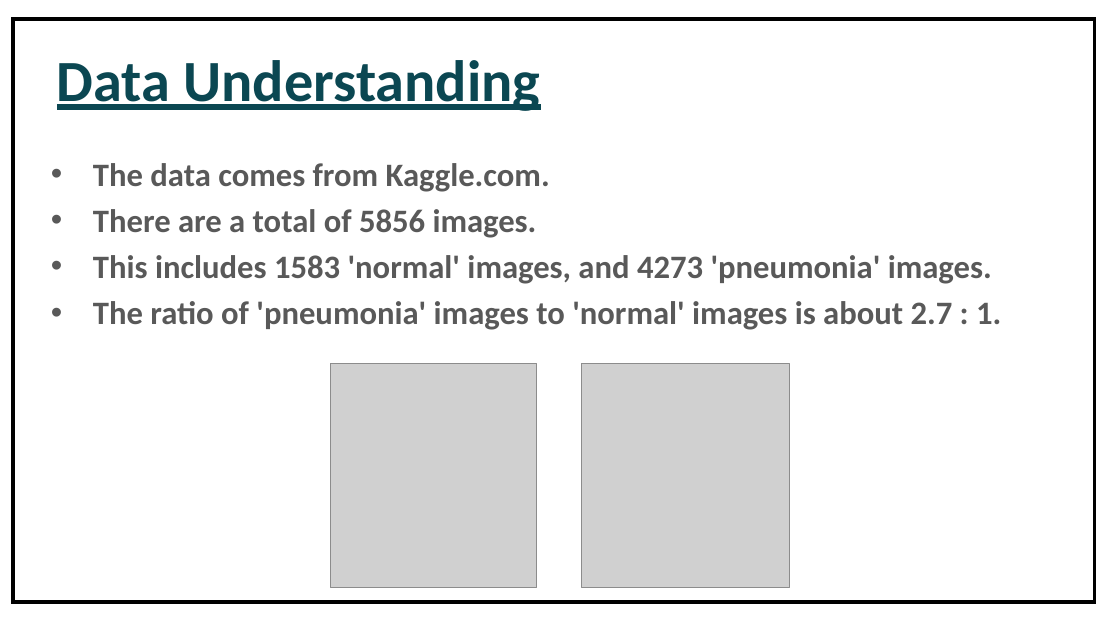
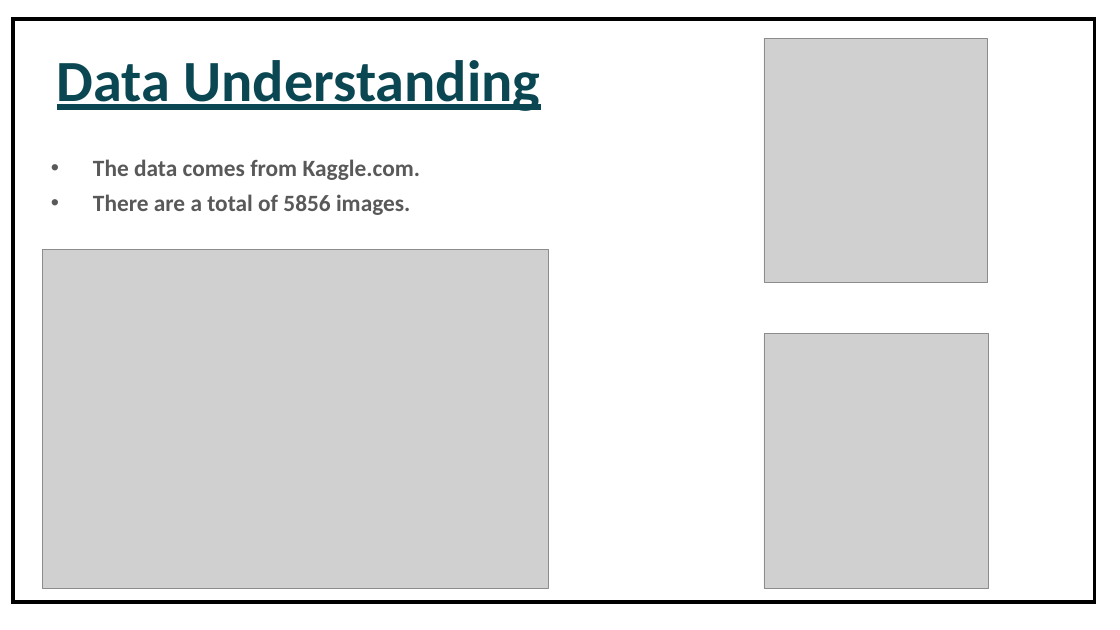
Before and after one commit to Freddy-2021/Using-a-Convolutional-Neural-Network-to-Help-Detect-Pneumonia, a slide deck: slide 4 of Phese_4_Project_Presentation.pptx. Drawn at 1120x630 pixels with LibreOffice and Linux fonts; fonts in the diff are those of the drawing; grey boxes stand for pictures. Boxes give left, top, right and bottom in pixels: in the first picture for what was removed or moved away, otherwise in the second. Text is boxed around its words. In the diff, an @@ line names an element or a change of style, - is before the commit and + after.

```diff
--- a/Phese_4_Project_Presentation.pptx
+++ b/Phese_4_Project_Presentation.pptx
@@ picture: place and size @@
-picture at bbox=[331, 363, 537, 587]
+picture at bbox=[765, 39, 987, 282]
@@ text "The data comes from Kaggle.com." at bbox=[93, 159, 421, 215]: size 28 to 20 pt @@
@@ picture added at bbox=[43, 250, 549, 589] @@
@@ text at bbox=[93, 255, 1001, 330]: paragraphs removed @@
-• This includes 1583 'normal' images, and 4273 'pneumonia' images.
-• The ratio of 'pneumonia' images to 'normal' images is about 2.7 : 1.
@@ picture: place and size @@
-picture at bbox=[581, 364, 789, 587]
+picture at bbox=[765, 334, 990, 590]
```
Also in this commit, not shown: 3 other slides changed, 6 other files.
